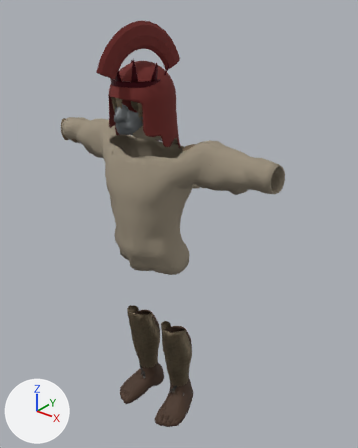
The glTF model src/assets/loot.glb, before and after one commit.
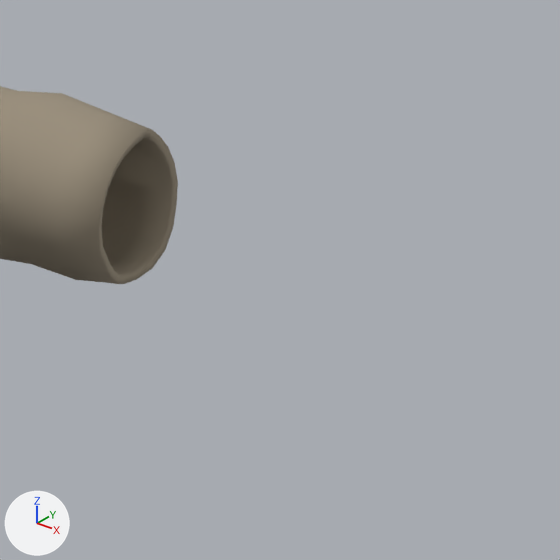
The first picture shows the older version from a 50 mm camera at (1.419, -1.556, 2.131) aimed at (0.091, 0.105, 1.102). The close-ups show the older and then the newer version on the part from 70% to 100% of the width and 31% to 55% of the height of that picture. Only the edits that show in the close-ups are written down. The lights are fixed; the arrows at lower left show +X, +Y and +Z. The close-ups show mesh edges as thin lines.

The first close-up shows 'nightborn.Body.Gambeson'.
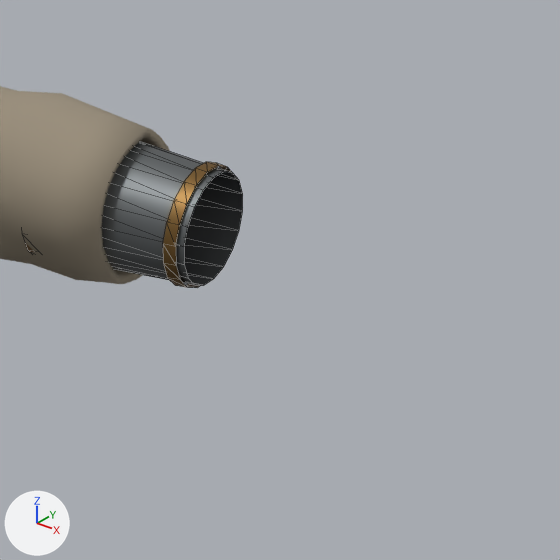
The change, as a diff of the scene's bpy script:
```diff
--- a/src/assets/loot.glb.py
+++ b/src/assets/loot.glb.py
@@ mat_antique_brass @@
+mat_antique_brass = principled_material('Antique brass')
+mat_antique_brass.base_color = (0.254, 0.144, 0.0452)  # brown #8a6a3c
+mat_antique_brass.metallic = 0.85
@@ me_mesh_2_1 @@
+me_mesh_2_1.from_pydata(...)  # 72 vertices, 72 faces; spans x 0.5343..0.6592, y 0.0158..0.1257, z 1.4011..1.5099
+me_mesh_2_1.materials.append(mat_antique_brass)  # brown #8a6a3c
@@ me_mesh_1_1 @@
+me_mesh_1_1.from_pydata(...)  # 36 vertices, 36 faces; spans x 0.5296..0.664, y 0.0189..0.1228, z 1.404..1.507
+me_mesh_1_1.materials.append(mat_steel)  # grey #767a7c
@@ ob_goblin_arms_antique_brass @@
+ob_goblin_arms_antique_brass = bpy.data.objects.new('goblin.Arms.Antique brass', me_mesh_2_1)
+ob_goblin_arms_antique_brass.location = (0.0, 0.0, 0.0)
@@ ob_goblin_arms_steel @@
+ob_goblin_arms_steel = bpy.data.objects.new('goblin.Arms.Steel', me_mesh_1_1)
+ob_goblin_arms_steel.location = (0.0, 0.0, 0.0)
```

Location of each change, (x1, y1, x2, y2) in pixels of the close-ups (560 x 560 px):
'goblin.Arms.Steel', added: after (102, 141, 243, 285)
'goblin.Arms.Antique brass', added: after (25, 162, 232, 288)
